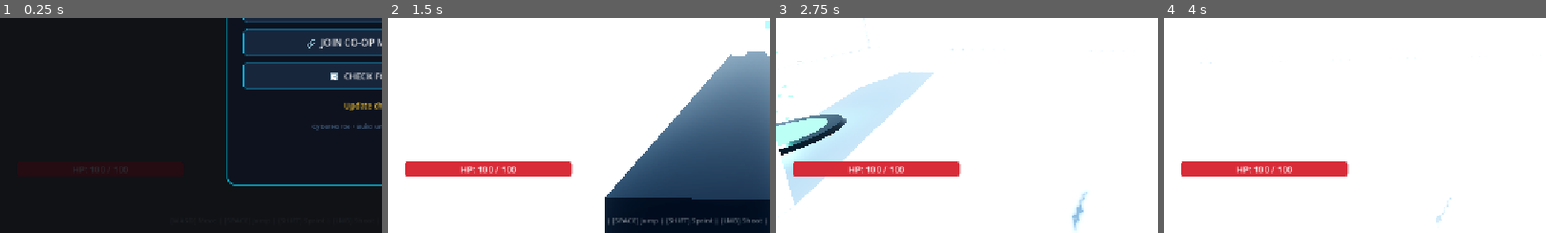
Above: before the commit, frames 1-4 (left to right).
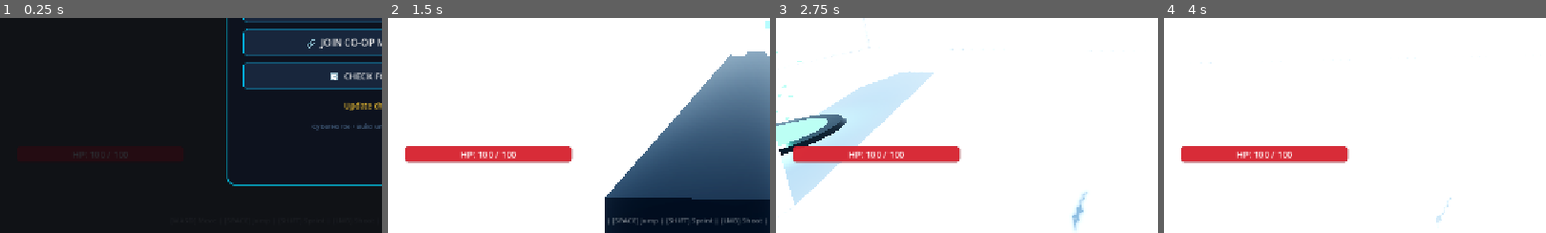
Above: after the commit, the same moments.

Repository: YuriSekaii/CyberHorde-FPS-Roguelike
Game: Godot game, scene res://scenes/main.tscn
Same seed, same stepped clock (60 frames per second), same inputs: the game is played once before the commit and once after it.
Inputs (mouse positions are % of the whole screen's width and height, from its top left):
- Up to frame 1 (0.25 s): no input
- Up to frame 2 (1.5 s): click "🎮 SINGLE PLAYER (SOLO)" at 0.5 s; tap Enter at 1.25 s; move the mouse to (55, 50) at 1.27 s; hold W (move_forward) from 1.28 s (still down); hold Right mouse button (aim) from 1.28 s (still down); click (55, 50) at 1.42 s
- Up to frame 3 (2.75 s): keep holding W (move_forward); tap Space (jump) at 1.52, 2.27 s; move the mouse to (45, 50) at 2.02 s; release Right mouse button (aim) at 2.03 s; tap E (interact) at 2.1 s
- Up to frame 4 (4 s): keep holding W (move_forward); move the mouse to (52, 48) at 2.77 s; press the mouse at (52, 48) at 2.78 s; move the mouse to (49, 52) at 3.52 s; release the mouse at (49, 52) at 3.53 s; tap Shift (sprint) at 3.6 s; click (49, 52) at 3.67 s; tap Space (jump) at 3.77 s
The pictures show only the part of the screen within x 0-50%, y 50-100%; the shares and areas given below are measured in that part.

The runs differ from the first frame. In frame 1, less than 0.1% of the frame differs, in the area x 19-34%, y 62-72%; in frame 2, 6.2%, in the area x 4-49%, y 59-74%; in frame 3, 6.2%; in frame 4, 6.2%.

Commit message:
Add Null Barrier epic perk, cap Nanite Magnet to 2 stacks, update README.md, and add GEMINI.md

Diff:
--- a/scenes/ui/hud.tscn
+++ b/scenes/ui/hud.tscn
@@ -293,7 +293,7 @@
 anchor_top = 1.0
 anchor_bottom = 1.0
 offset_left = 28.0
-offset_top = -120.0
+offset_top = -145.0
 offset_right = 308.0
 offset_bottom = -28.0
 grow_vertical = 0
@@ -342,6 +342,13 @@
 text = "HP: 100 / 100"
 horizontal_alignment = 1
 vertical_alignment = 1
+
+[node name="NullBarrierLabel" type="Label" parent="BottomLeft"]
+visible = false
+layout_mode = 2
+theme_override_colors/font_color = Color(0.3, 0.9, 1, 1)
+theme_override_font_sizes/font_size = 13
+text = "[NULL BARRIER: READY]"
 
 [node name="BottomRight" type="VBoxContainer" parent="."]
 anchors_preset = 3
--- a/scripts/autoload/game_manager.gd
+++ b/scripts/autoload/game_manager.gd
@@ -57,6 +57,7 @@
 var max_health_bonus: float = 0.0
 var player_damage_reduction: float = 0.0
 var hit_invulnerability_duration: float = 0.0
+var null_barrier_unlocked: bool = false
 var second_wind_unlocked: bool = false
 var second_wind_available: bool = false
 var second_wind_cooldown_waves: int = 0
@@ -94,10 +95,10 @@
 	"nanite_magnet": {
 		"id": "nanite_magnet",
 		"name": "Nanite Magnet",
-		"desc": "+60% Pickup & Magnet Collection Radius.",
-		"rarity": "Common",
-		"color": Color(0.4, 0.8, 1.0),
-		"max_stacks": 4
+		"desc": "+60% Pickup & Magnet Collection Radius (Max 2 stacks).",
+		"rarity": "Common",
+		"color": Color(0.4, 0.8, 1.0),
+		"max_stacks": 2
 	},
 	"tactical_reload": {
 		"id": "tactical_reload",
@@ -218,6 +219,14 @@
 		"rarity": "Epic",
 		"color": Color(1.0, 0.6, 0.1),
 		"max_stacks": 2
+	},
+	"null_barrier": {
+		"id": "null_barrier",
+		"name": "Null Barrier",
+		"desc": "Every 5s, nullifies the next instance of damage taken (Triggers invulnerability perks).",
+		"rarity": "Epic",
+		"color": Color(1.0, 0.6, 0.1),
+		"max_stacks": 1
 	},
 	"loot_greed": {
 		"id": "loot_greed",
@@ -346,6 +355,7 @@
 	max_health_bonus = 0.0
 	player_damage_reduction = 0.0
 	hit_invulnerability_duration = 0.0
+	null_barrier_unlocked = false
 	second_wind_unlocked = false
 	second_wind_available = false
 	second_wind_cooldown_waves = 0
@@ -471,7 +481,7 @@
 		"kinetic_thrusters":
 			speed_mult += 0.18
 		"nanite_magnet":
-			magnet_radius += 4.5
+			magnet_radius += 3.6
 		"tactical_reload":
 			reload_speed_mult += 0.25
 		"extended_mag":
@@ -507,6 +517,8 @@
 			player_damage_reduction = minf(0.50, player_damage_reduction + 0.10)
 		"reactive_barrier":
 			hit_invulnerability_duration = minf(2.0, hit_invulnerability_duration + 1.0)
+		"null_barrier":
+			null_barrier_unlocked = true
 		"loot_greed":
 			greed_mult += 0.40
 		"precision_lens":
--- a/scripts/player/player.gd
+++ b/scripts/player/player.gd
@@ -41,6 +41,8 @@
 var shield_regen_timer: float = 0.0
 var is_invulnerable: bool = false
 var invulnerable_timer: float = 0.0
+var null_barrier_timer: float = 0.0
+var null_barrier_ready: bool = true
 var coyote_timer: float = 0.0
 var jump_buffer_timer: float = 0.0
 
@@ -104,6 +106,7 @@
 @onready var downed_beacon: OmniLight3D = $DownedBeacon
 
 const BULLET_SCENE = preload("res://scenes/projectiles/bullet.tscn")
+const DAMAGE_NUMBER_SCENE = preload("res://scenes/ui/damage_number.tscn")
 
 func _ready() -> void:
 	add_to_group("player")
@@ -246,6 +249,9 @@
 	if is_local_player:
 		_sync_drones()
 
+	if GameManager.null_barrier_unlocked and null_barrier_timer <= 0.0:
+		null_barrier_ready = true
+
 	health_changed.emit(current_health, max_health)
 	shield_changed.emit(current_shield, GameManager.shield_max)
 	if active_weapon_idx < weapons.size():
@@ -296,6 +302,24 @@
 			_switch_weapon((active_weapon_idx + 1) % weapons.size())
 
 func _physics_process(delta: float) -> void:
+	if GameManager.state != GameManager.GameState.PLAYING:
+		return
+
+	# Invulnerability timer
+	if is_invulnerable:
+		invulnerable_timer -= delta
+		if invulnerable_timer <= 0.0:
+			is_invulnerable = false
+
+	# Null Barrier cooldown timer (Every 5s, nullifies next instance of damage)
+	if GameManager.null_barrier_unlocked and not null_barrier_ready:
+		null_barrier_timer -= delta
+		if null_barrier_timer <= 0.0:
+			null_barrier_timer = 0.0
+			null_barrier_ready = true
+			if is_local_player:
+				SoundManager.play("upgrade_select", 0.05, 1.8)
+
 	# Remote player interpolation
 	if not is_local_player:
 		global_position = global_position.lerp(target_net_pos, 18.0 * delta)
@@ -304,15 +328,6 @@
 			tp_head.rotation.x = target_net_head_pitch
 		_animate_third_person_legs(delta)
 		return
-
-	if GameManager.state != GameManager.GameState.PLAYING:
-		return
-
-	# Invulnerability timer
-	if is_invulnerable:
-		invulnerable_timer -= delta
-		if invulnerable_timer <= 0.0:
-			is_invulnerable = false
 
 	# Broadcast transform to squad peers
 	if NetworkManager.is_multiplayer:
@@ -618,6 +633,26 @@
 	if is_invulnerable:
 		return
 
+	# Epic perk: Null Barrier (Every 5s, nullifies next instance of damage)
+	if GameManager.null_barrier_unlocked and null_barrier_ready:
+		null_barrier_ready = false
+		null_barrier_timer = 5.0
+		SoundManager.play("shield_hit", 0.15, 1.8)
+		shake_intensity = 0.08
+
+		# Visual floating popup
+		var scene_root = get_tree().current_scene if get_tree() else get_parent()
+		if scene_root:
+			var dnum = DAMAGE_NUMBER_SCENE.instantiate()
+			scene_root.add_child(dnum)
+			dnum.global_position = global_position + Vector3(0, 1.8, 0)
+			dnum.setup_text("NULLIFIED!", Color(0.2, 0.9, 1.0))
+
+		# (This still triggers invulnerability duration perk)
+		if GameManager.hit_invulnerability_duration > 0.0:
+			trigger_invulnerability(GameManager.hit_invulnerability_duration)
+		return
+
 	# Rare perk: Hardened Alloy (10% Dmg Reduction per stack, max 50%)
 	if GameManager.player_damage_reduction > 0.0:
 		amount *= (1.0 - GameManager.player_damage_reduction)
--- a/scripts/ui/damage_number.gd
+++ b/scripts/ui/damage_number.gd
@@ -31,6 +31,20 @@
 		randf_range(-1.2, 1.2)
 	)
 
+func setup_text(text: String, col: Color = Color(0.2, 0.9, 1.0)) -> void:
+	if not is_node_ready():
+		await ready
+	label.text = text
+	label.modulate = col
+	label.outline_modulate = Color(0.05, 0.1, 0.2, 1.0)
+	label.font_size = 36
+	scale = Vector3.ONE * 1.2
+	velocity = Vector3(
+		randf_range(-0.5, 0.5),
+		randf_range(2.2, 3.2),
+		randf_range(-0.5, 0.5)
+	)
+
 func _process(delta: float) -> void:
 	timer += delta
 	global_position += velocity * delta
--- a/scripts/ui/hud.gd
+++ b/scripts/ui/hud.gd
@@ -19,7 +19,9 @@
 @onready var boss_name_label: Label = $BossContainer/BossNameLabel
 @onready var boss_bar: ProgressBar = $BossContainer/BossBar
 @onready var boss_hp_label: Label = $BossContainer/BossBar/BossHPLabel
+@onready var null_barrier_label: Label = get_node_or_null("BottomLeft/NullBarrierLabel")
 
+var local_player: Node = null
 var hitmarker_timer: float = 0.0
 
 func _ready() -> void:
@@ -42,6 +44,7 @@
 	_update_scrap_display(GameManager.scrap)
 
 func connect_player(player: Node) -> void:
+	local_player = player
 	if player.has_signal("health_changed"):
 		player.health_changed.connect(_on_health_changed)
 	if player.has_signal("shield_changed"):
@@ -62,6 +65,21 @@
 		hitmarker_timer -= delta
 		if hitmarker_timer <= 0.0:
 			hitmarker.visible = false
+
+	if null_barrier_label:
+		if GameManager.null_barrier_unlocked:
+			null_barrier_label.visible = true
+			if local_player and is_instance_valid(local_player):
+				if local_player.get("null_barrier_ready") == true:
+					null_barrier_label.text = "[NULL BARRIER: READY]"
+					null_barrier_label.modulate = Color(0.3, 0.9, 1.0, 1.0)
+				else:
+					var timer_val = local_player.get("null_barrier_timer")
+					var sec_left: float = float(timer_val) if timer_val != null else 0.0
+					null_barrier_label.text = "[NULL BARRIER: %.1fs]" % sec_left
+					null_barrier_label.modulate = Color(0.7, 0.7, 0.7, 0.6)
+		else:
+			null_barrier_label.visible = false
 
 func _on_health_changed(current: float, max_hp: float) -> void:
 	health_bar.max_value = max_hp
Not shown, added: GEMINI.md
Not shown, changed: README.md
